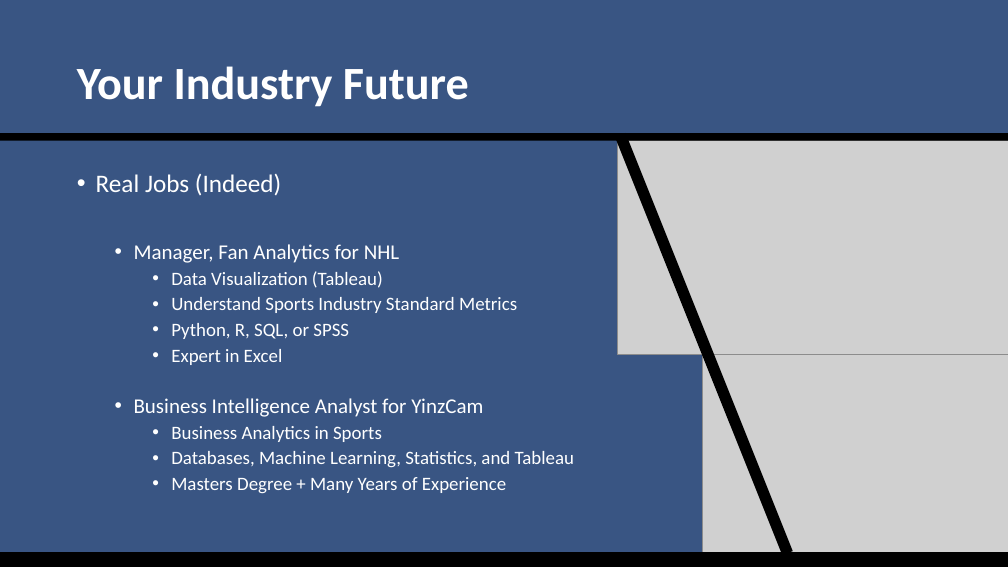
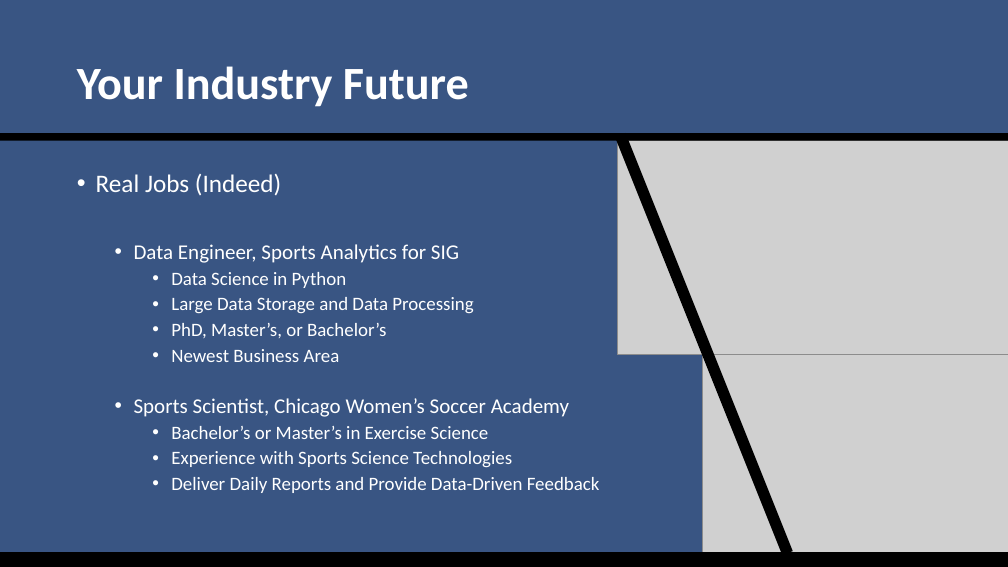
Before and after one commit to SuperMarioGiacomazzo/STOR538_WEBSITE, a slide deck: slide 14 of Slides/Sports Analytics 3/Sports_Analytics_3_Lecture.pptx (slide 13 before the commit). Drawn at 1008x567 pixels with LibreOffice and Linux fonts; fonts in the diff are those of the drawing; grey boxes stand for pictures. Boxes give left, top, right and bottom in pixels: in the first picture for what was removed or moved away, otherwise in the second. Text is boxed around its words. In the diff, an @@ line names an element or a change of style, - is before the commit and + after.

```diff
--- a/Slides/Sports Analytics 3/Sports_Analytics_3_Lecture.pptx
+++ b/Slides/Sports Analytics 3/Sports_Analytics_3_Lecture.pptx
@@ text at (134, 244, 600, 493): text changed @@
-  • Manager, Fan Analytics for NHL
-    • Data Visualization (Tableau)
-    • Understand Sports Industry Standard Metrics
-    • Python, R, SQL, or SPSS
-    • Expert in Excel
-  • Business Intelligence Analyst for YinzCam
-    • Business Analytics in Sports
-    • Databases, Machine Learning, Statistics, and Tableau
-    • Masters Degree + Many Years of Experience
+  • Data Engineer, Sports Analytics for SIG
+    • Data Science in Python
+    • Large Data Storage and Data Processing
+    • PhD, Master’s, or Bachelor’s
+    • Newest Business Area
+  • Sports Scientist, Chicago Women’s Soccer Academy
+    • Bachelor’s or Master’s in Exercise Science
+    • Experience with Sports Science Technologies
+    • Deliver Daily Reports and Provide Data-Driven Feedback
```
Also in this commit, not shown: 7 other slides changed, 2 slides added, 3 other files.
